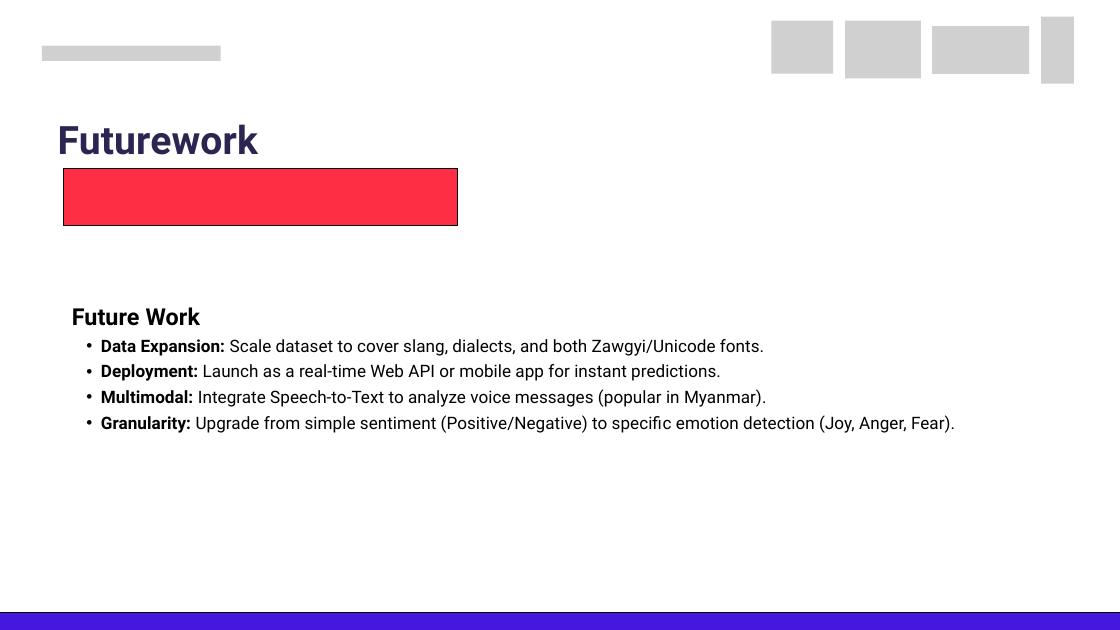
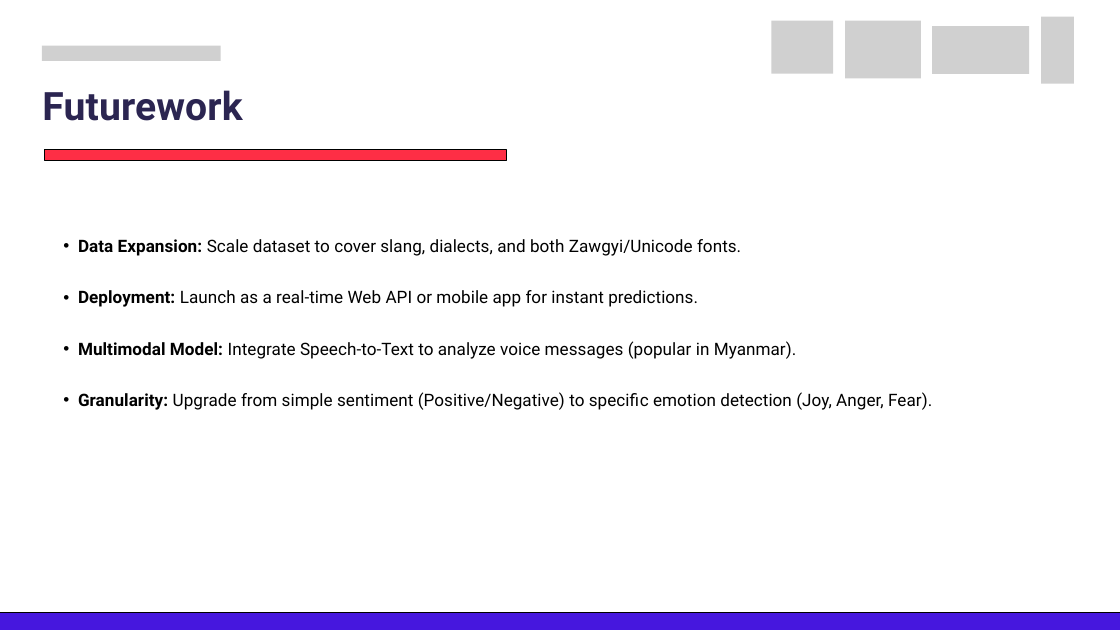
Before and after one commit to edasaruhan/FTL_Myanmar_Gr12, a slide deck: slide 20 of Final Presentation/Frontier_Tech_Leaders_ Programme_Capstone_Group12.pptx.pptx. Drawn at 1120x630 pixels with LibreOffice and Linux fonts; fonts in the diff are those of the drawing; grey boxes stand for pictures. Boxes give left, top, right and bottom in pixels: in the first picture for what was removed or moved away, otherwise in the second. Text is boxed around its words. In the diff, an @@ line names an element or a change of style, - is before the commit and + after.

```diff
--- a/Final Presentation/Frontier_Tech_Leaders_ Programme_Capstone_Group12.pptx.pptx
+++ b/Final Presentation/Frontier_Tech_Leaders_ Programme_Capstone_Group12.pptx.pptx
@@ text "Futurework": place and size @@
-text "Futurework" at [58, 124, 258, 155]
+text "Futurework" at [42, 90, 242, 121]
@@ freeform shape: place and size @@
-freeform shape at [64, 169, 458, 226]
+freeform shape at [45, 150, 506, 160]
@@ text "Data Expansion: Scale dataset to ...": place and size @@
-text "Data Expansion: Scale dataset to ..." at [72, 307, 955, 433]
+text "Data Expansion: Scale dataset to ..." at [78, 239, 932, 410]
@@ text at [72, 307, 200, 326]: paragraph removed @@
-Future Work
@@ text at [78, 341, 796, 359]: text changed @@
-  • Multimodal: Integrate Speech-to-Text to analyze voice messages (popular in Myanmar).
+  • Multimodal Model: Integrate Speech-to-Text to analyze voice messages (popular in Myanmar).
```
Also in this commit, not shown: 17 other slides changed, 1 other file.
